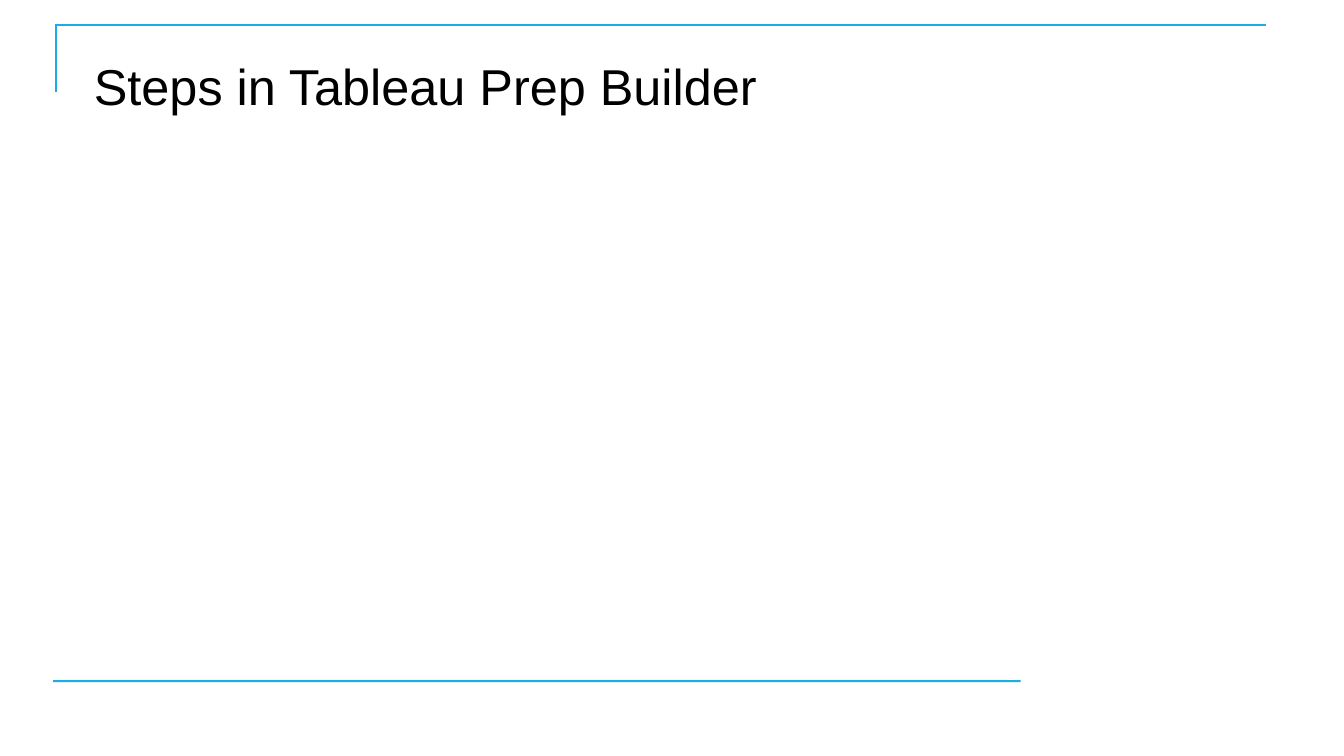
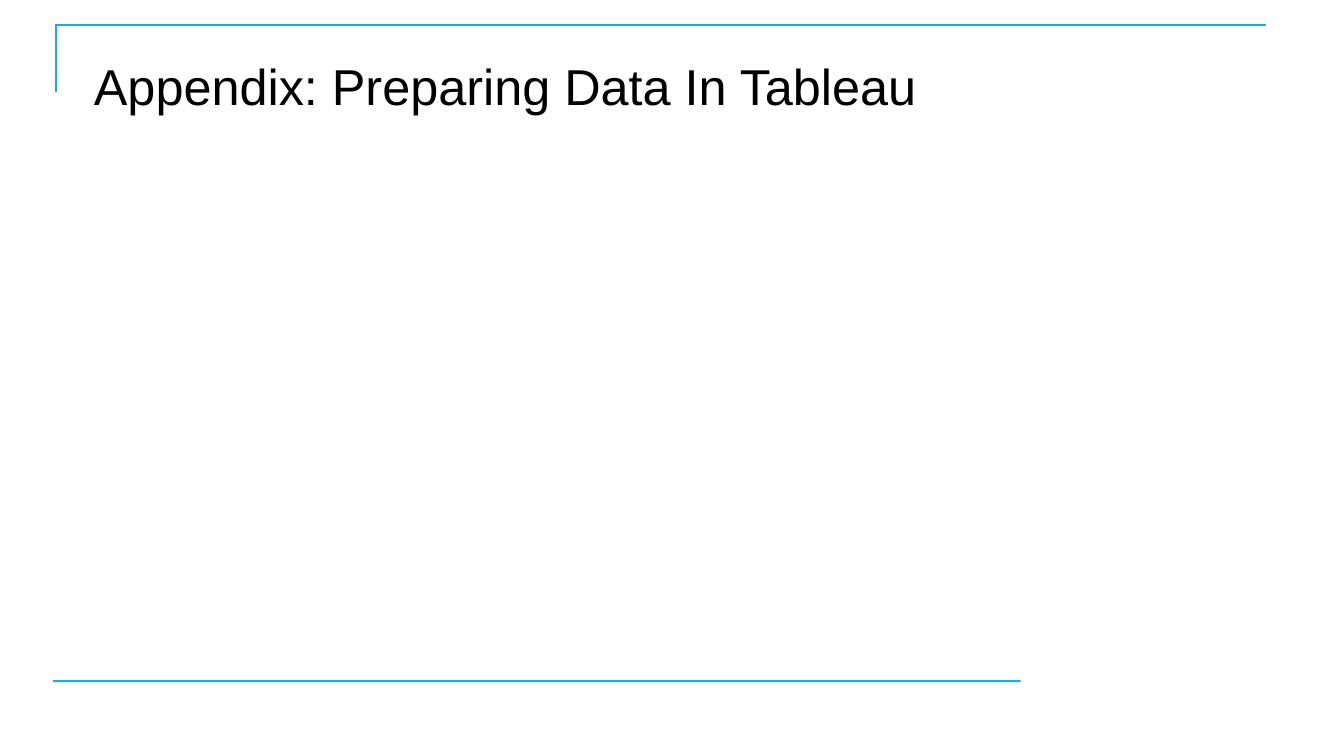
Before and after one commit to CostelloTechnicalConsulting/XTBP10---Tableau-Prep-Introduction, a slide deck: slide 77 of ppt/TableauPrepBuilderIntroV1_1.pptx (slide 31 before the commit). Drawn at 1344x756 pixels with LibreOffice and Linux fonts; fonts in the diff are those of the drawing; background and template pictures are left out. Boxes give left, top, right and bottom in pixels: in the first picture for what was removed or moved away, otherwise in the second. Text is boxed around its words. In the diff, an @@ line names an element or a change of style, - is before the commit and + after.

```diff
--- a/ppt/TableauPrepBuilderIntroV1_1.pptx
+++ b/ppt/TableauPrepBuilderIntroV1_1.pptx
@@ title at (94, 68, 916, 115): text changed @@
-Steps in Tableau Prep Builder
+Appendix: Preparing Data In Tableau
```
Also in this commit, not shown: 7 other slides changed, 38 slides added, 34 slides removed.
